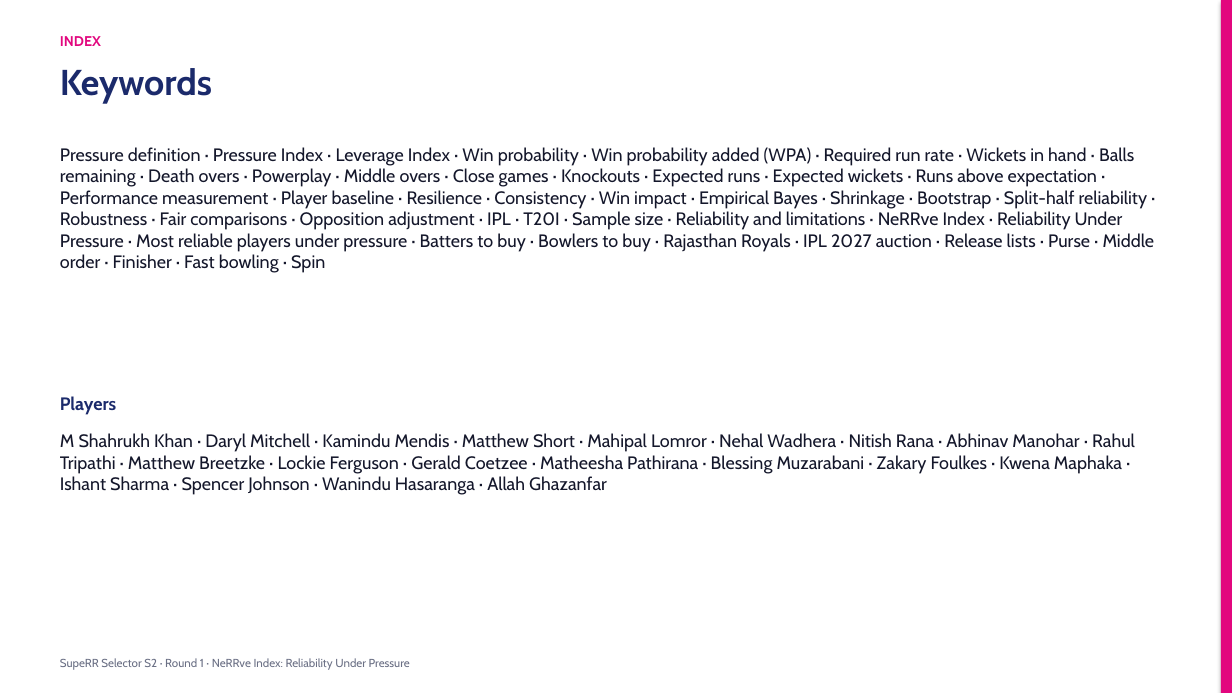
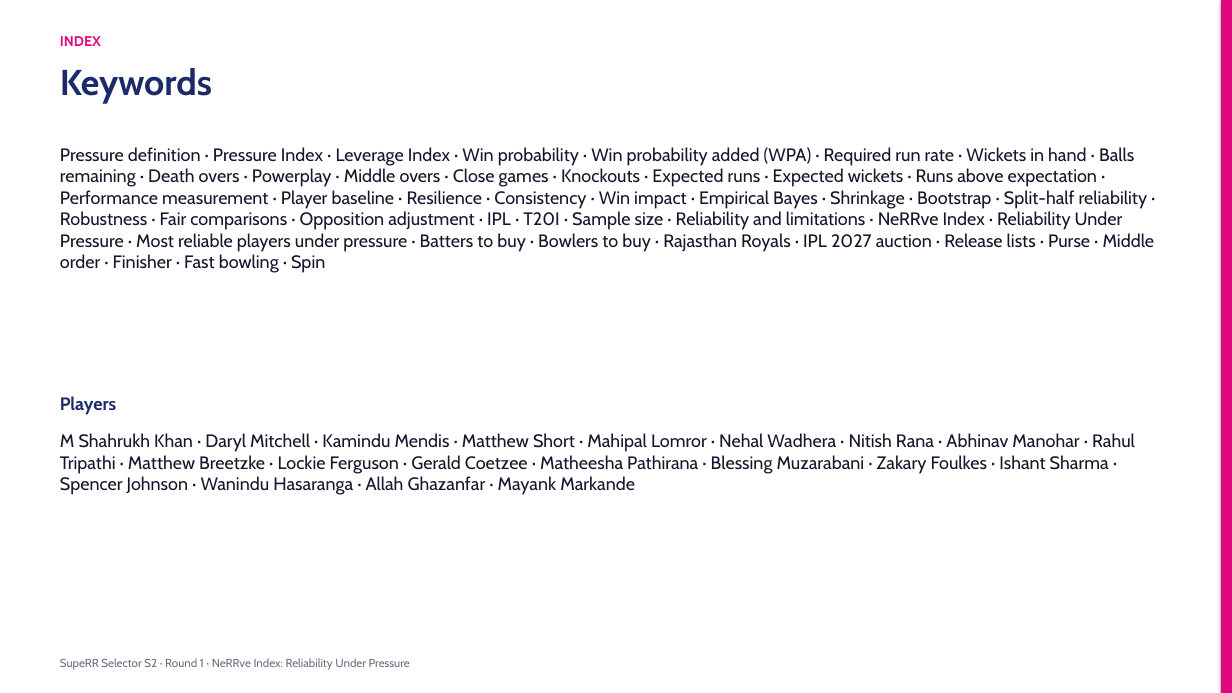
Before and after one commit to KoduruChandrasekhar/RRAuction-, a slide deck: slide 18 of submission/NeRRve_Deck.pptx. Drawn at 1232x693 pixels with LibreOffice and Linux fonts; fonts in the diff are those of the drawing. Boxes give left, top, right and bottom in pixels: in the first picture for what was removed or moved away, otherwise in the second. Text is boxed around its words. In the diff, an @@ line names an element or a change of style, - is before the commit and + after.

```diff
--- a/submission/NeRRve_Deck.pptx
+++ b/submission/NeRRve_Deck.pptx
@@ text at box(60, 433, 1135, 495): text changed @@
-M Shahrukh Khan · Daryl Mitchell · Kamindu Mendis · Matthew Short · Mahipal Lomror · Nehal Wadhera · Nitish Rana · Abhinav Manohar · Rahul Tripathi · Matthew Breetzke · Lockie Ferguson · Gerald Coetzee · Matheesha Pathirana · Blessing Muzarabani · Zakary Foulkes · Kwena Maphaka · Ishant Sharma · Spencer Johnson · Wanindu Hasaranga · Allah Ghazanfar
+M Shahrukh Khan · Daryl Mitchell · Kamindu Mendis · Matthew Short · Mahipal Lomror · Nehal Wadhera · Nitish Rana · Abhinav Manohar · Rahul Tripathi · Matthew Breetzke · Lockie Ferguson · Gerald Coetzee · Matheesha Pathirana · Blessing Muzarabani · Zakary Foulkes · Ishant Sharma · Spencer Johnson · Wanindu Hasaranga · Allah Ghazanfar · Mayank Markande
```
Also in this commit, not shown: 3 other slides changed, 5 other files.
